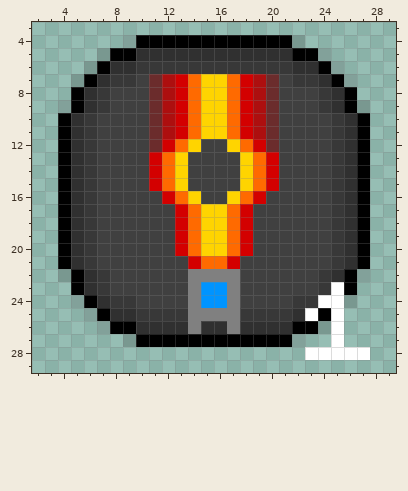
Pixel-art sprite: Assets/Resources/Item Icons/Module - Doublebeam.png. This is how it looked before the edit.
The file is 32x32 pixels. Pixels under 10% opacity are left out. Colours within 5 levels of each other are drawn and written as one. Shown: x 2..29, y 3..29.
After the commit:
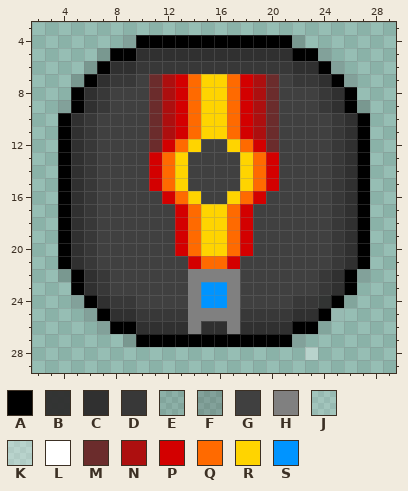
Palette (. is transparent): A #000000  B #303030f8  C #303030  D #383838  E #4040401d  F #4040403a  G #404040  H #808080  J #ffffff1c  K #ffffff52  L #ffffff  M #6b2c2c  N #ad0f0f  P #d30000  Q #ff6a00  R #ffd400  S #0094ff
From old to new:
Colour L becomes colour A in row 24 at x 25.
Colour L becomes colour B in row 24 at x 24.
Colour L becomes colour C in row 23 at x 25; in row 25 at x 23.
Colour F becomes colour E in row 24 at x 26; in row 26 at x 24.
Colour L becomes colour J in row 25 at x 25.
Colour L becomes colour K in row 28 at x 23.
Colour L is removed in rows 26 to 27 at x 25; in row 28 at x 24 to 27.
